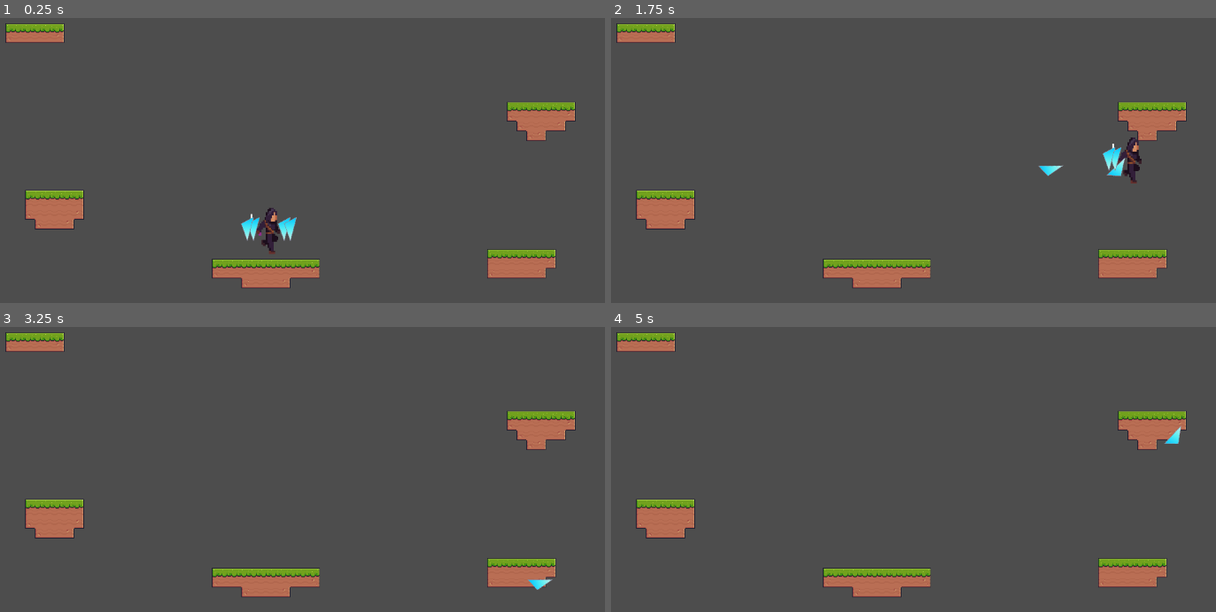
Above: before the commit, frames 1-4 (two rows, left to right).
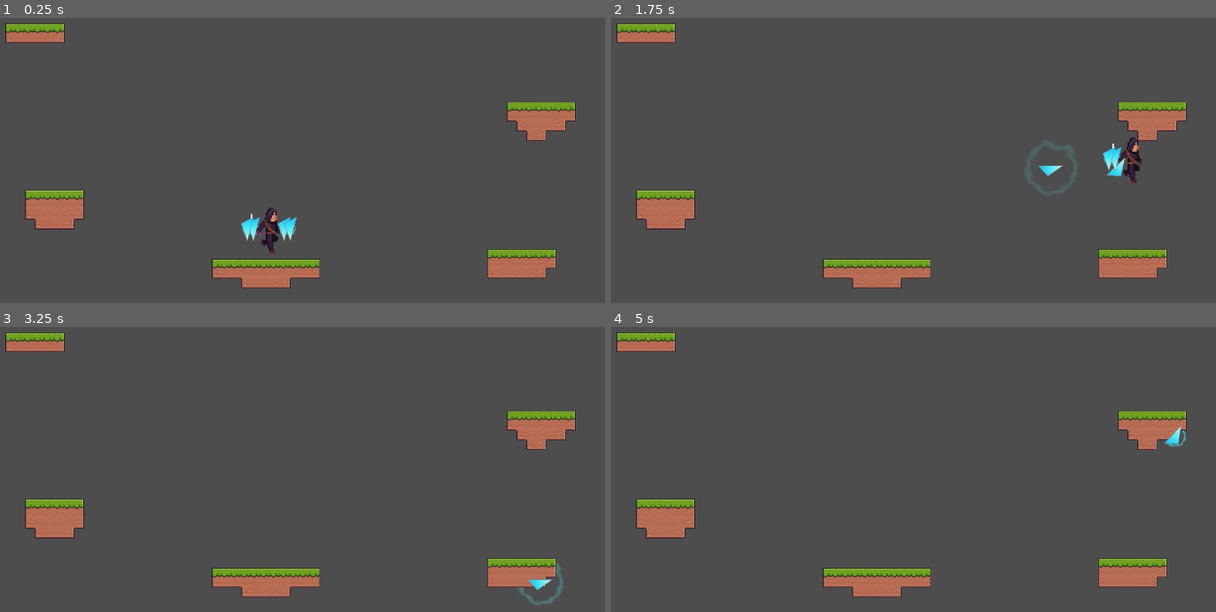
Above: after the commit, the same moments.

Repository: jbradlim08/MindBlade
Game: Godot game, scene res://Scene/level.tscn
The game is run twice, just before and just after one commit, with the same random seed, the same clock (stepped at 60 frames per second) and the same inputs.
Inputs (mouse positions are in pixels of both pictures, inside the frame that each line leads up to):
- Up to frame 1 (0.25 s): no input
- Up to frame 2 (1.75 s): tap Enter at 0.5 s; move the mouse to (895, 234) at 0.52 s; hold D (right) from 0.53 s (still down); tap Shift at 0.6, 1.35 s; click (895, 234) at 0.67 s; tap Space (jump) at 0.77, 1.52 s; move the mouse to (1052, 169) at 1.27 s; click (1052, 169) at 1.42 s
- Up to frame 3 (3.25 s): move the mouse to (550, 506) at 2.02 s; release D (right) at 2.03 s; hold A (left) 2.03-2.78 s; tap Shift at 2.1, 2.85 s; click (550, 506) at 2.17 s; move the mouse to (538, 583) at 2.77 s; hold D (right) from 2.78 s (still down); click (538, 583) at 2.92 s; tap Space (jump) at 3.02 s
- Up to frame 4 (5 s): move the mouse to (1076, 472) at 3.52 s; tap Shift at 3.6, 4.35 s; click (1076, 472) at 3.67 s; tap Space (jump) at 3.77, 4.52 s; move the mouse to (647, 352) at 4.27 s; release D (right) at 4.28 s; hold A (left) from 4.28 s (still down); click (647, 352) at 4.42 s

The runs differ from the first frame. In frame 1, less than 0.1% of the frame differs, in the area x 39-50%, y 72-77%; in frame 2, less than 0.1%; in frame 3, 0.1%, in the area x 85-94%, y 82-98%; in frame 4, less than 0.1%.

Commit message:
Fix blade bug and add some effect when the blade land

Diff:
--- a/Scene/blade.tscn
+++ b/Scene/blade.tscn
@@ -1,13 +1,76 @@
-[gd_scene load_steps=5 format=3 uid="uid://cm5ncd8ord8ho"]
+[gd_scene load_steps=9 format=3 uid="uid://cm5ncd8ord8ho"]
 
 [ext_resource type="Script" uid="uid://dt755t00hvdoo" path="res://Script/blade.gd" id="1_gvlcn"]
 [ext_resource type="Texture2D" uid="uid://bbasqg2r4tyut" path="res://Asset/Blade.png" id="1_yxj4a"]
+[ext_resource type="Texture2D" uid="uid://d301x1n1m4tae" path="res://Asset/Shockwave.png" id="3_oqebx"]
 
 [sub_resource type="RectangleShape2D" id="RectangleShape2D_oqebx"]
 size = Vector2(141.667, 56.6667)
 
 [sub_resource type="RectangleShape2D" id="RectangleShape2D_gvlcn"]
 size = Vector2(80, 148.333)
+
+[sub_resource type="Animation" id="Animation_3hh7n"]
+length = 0.001
+tracks/0/type = "value"
+tracks/0/imported = false
+tracks/0/enabled = true
+tracks/0/path = NodePath("Shockwave:scale")
+tracks/0/interp = 1
+tracks/0/loop_wrap = true
+tracks/0/keys = {
+"times": PackedFloat32Array(0),
+"transitions": PackedFloat32Array(1),
+"update": 0,
+"values": [Vector2(1, 1)]
+}
+tracks/1/type = "value"
+tracks/1/imported = false
+tracks/1/enabled = true
+tracks/1/path = NodePath("Shockwave:modulate")
+tracks/1/interp = 1
+tracks/1/loop_wrap = true
+tracks/1/keys = {
+"times": PackedFloat32Array(0),
+"transitions": PackedFloat32Array(1),
+"update": 0,
+"values": [Color(1, 1, 1, 1)]
+}
+
+[sub_resource type="Animation" id="Animation_oqebx"]
+resource_name = "shockwave"
+length = 0.3
+step = 0.1
+tracks/0/type = "value"
+tracks/0/imported = false
+tracks/0/enabled = true
+tracks/0/path = NodePath("Shockwave:scale")
+tracks/0/interp = 1
+tracks/0/loop_wrap = true
+tracks/0/keys = {
+"times": PackedFloat32Array(0, 0.3),
+"transitions": PackedFloat32Array(1, 1),
+"update": 0,
+"values": [Vector2(1.5, 1.5), Vector2(6, 6)]
+}
+tracks/1/type = "value"
+tracks/1/imported = false
+tracks/1/enabled = true
+tracks/1/path = NodePath("Shockwave:modulate")
+tracks/1/interp = 1
+tracks/1/loop_wrap = true
+tracks/1/keys = {
+"times": PackedFloat32Array(0, 0.3),
+"transitions": PackedFloat32Array(1, 1),
+"update": 0,
+"values": [Color(1, 1, 1, 1), Color(1, 1, 1, 0)]
+}
+
+[sub_resource type="AnimationLibrary" id="AnimationLibrary_j1kfe"]
+_data = {
+&"RESET": SubResource("Animation_3hh7n"),
+&"shockwave": SubResource("Animation_oqebx")
+}
 
 [node name="Blade" type="Node2D"]
 top_level = true
@@ -18,6 +81,7 @@
 texture = ExtResource("1_yxj4a")
 
 [node name="HitBox" type="Area2D" parent="."]
+visible = false
 collision_layer = 8
 collision_mask = 6
 
@@ -25,6 +89,7 @@
 polygon = PackedVector2Array(-33.3333, -30, 33.3333, -63.3333, 0, 60)
 
 [node name="PlatformBox" type="StaticBody2D" parent="."]
+visible = false
 collision_layer = 16
 collision_mask = 3
 
@@ -35,6 +100,7 @@
 one_way_collision = true
 
 [node name="ClickBox" type="Area2D" parent="."]
+visible = false
 collision_layer = 8
 
 [node name="CollisionShape2D" type="CollisionShape2D" parent="ClickBox"]
@@ -44,6 +110,16 @@
 wait_time = 2.5
 one_shot = true
 
+[node name="Shockwave" type="Sprite2D" parent="."]
+z_index = -1
+texture = ExtResource("3_oqebx")
+
+[node name="AnimationPlayer" type="AnimationPlayer" parent="."]
+libraries = {
+&"": SubResource("AnimationLibrary_j1kfe")
+}
+
 [connection signal="body_entered" from="HitBox" to="." method="_on_hitbox_body_entered"]
 [connection signal="input_event" from="ClickBox" to="." method="_on_clickbox_input_event"]
 [connection signal="timeout" from="PlatformTimer" to="." method="_on_platform_timer_timeout"]
+[connection signal="animation_finished" from="AnimationPlayer" to="." method="_on_animation_player_animation_finished"]
--- a/Script/blade.gd
+++ b/Script/blade.gd
@@ -19,6 +19,8 @@
 @onready var platformbox: StaticBody2D = $PlatformBox
 @onready var platformbox_shape: CollisionShape2D = $PlatformBox/CollisionShape2D
 @onready var platform_timer: Timer = $PlatformTimer
+@onready var shockwave: Sprite2D = $Shockwave
+@onready var animation_player: AnimationPlayer = $AnimationPlayer
 
 var player: Player
 var cur_state = BladeState.ORBIT
@@ -70,6 +72,8 @@
 				set_rot(self, deg_to_rad(255.0))
 				set_rot(platformbox, 0.0)
 			platform_timer.start()
+			shockwave.show()
+			animation_player.play("shockwave")
 			print('Platform')
 		BladeState.RETURN:
 			Utils.toggle_area2d(hitbox, false)
@@ -123,7 +127,12 @@
 		if event.button_index == MOUSE_BUTTON_RIGHT and event.pressed:
 			if cur_state == BladeState.PLATFORM:
 				change_state(BladeState.RETURN)
+				platform_timer.stop()
 
 
 func _on_platform_timer_timeout() -> void:
 	change_state(BladeState.RETURN)
+
+
+func _on_animation_player_animation_finished(anim_name: StringName) -> void:
+	shockwave.hide()
Binary file added: Asset/Shockwave.png
Not shown, added: Asset/Shockwave.png.import
